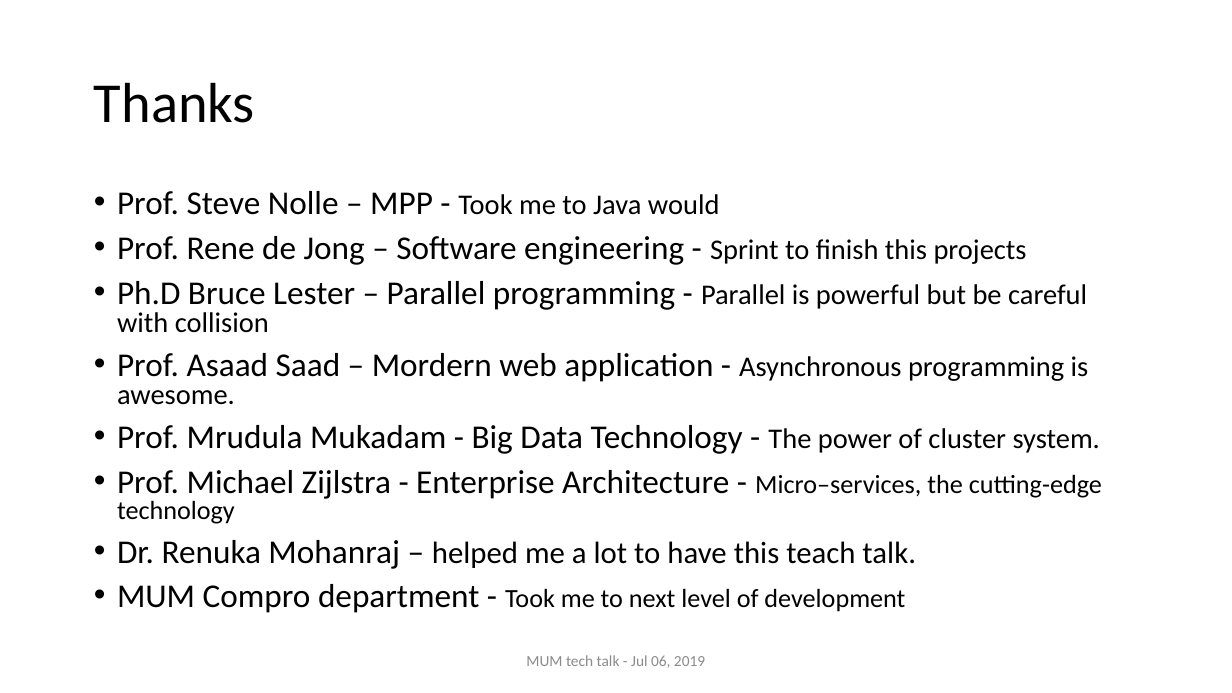
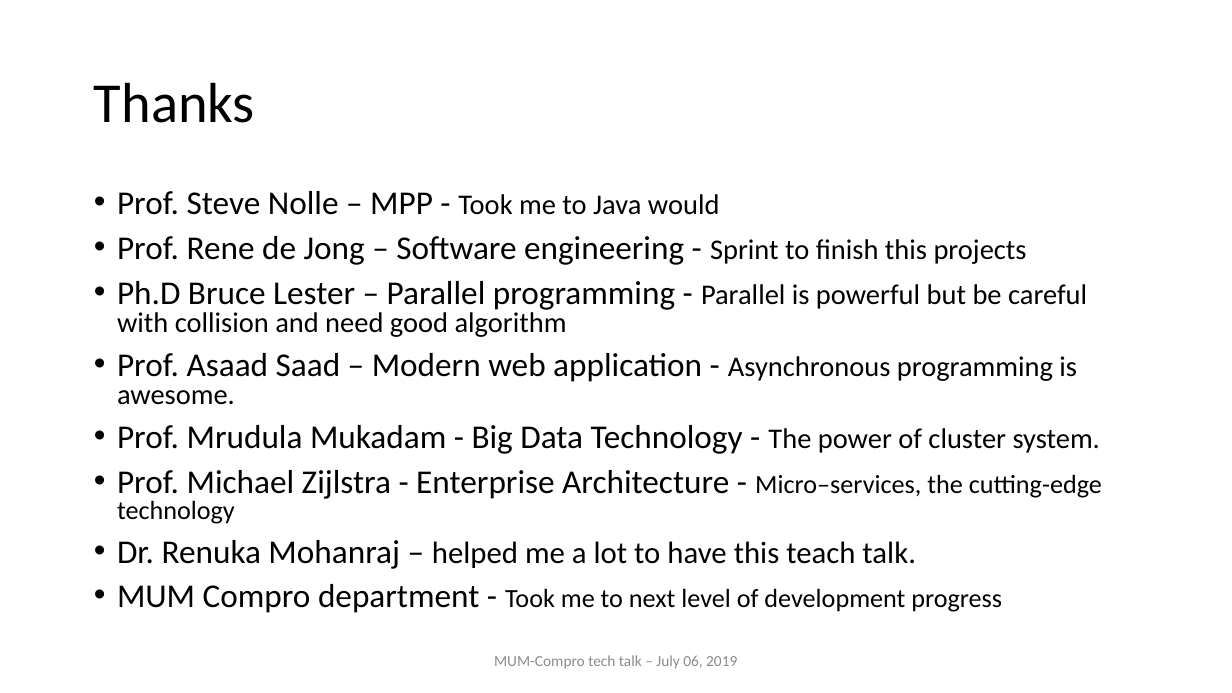
Before and after one commit to nghianghesi/hms, a slide deck: slide 29 of slide.pptx (slide 28 before the commit). Drawn at 1232x693 pixels with LibreOffice and Linux fonts; fonts in the diff are those of the drawing. Boxes give left, top, right and bottom in pixels: in the first picture for what was removed or moved away, otherwise in the second. Text is boxed around its words. In the diff, an @@ line names an element or a change of style, - is before the commit and + after.

```diff
--- a/slide.pptx
+++ b/slide.pptx
@@ text at [117,281,1087,405]: text changed @@
-• Ph.D Bruce Lester – Parallel programming - Parallel is powerful but be careful with collision
-• Prof. Asaad Saad – Mordern web application - Asynchronous programming is awesome.
+• Ph.D Bruce Lester – Parallel programming - Parallel is powerful but be careful with collision and need good algorithm
+• Prof. Asaad Saad – Modern web application - Asynchronous programming is awesome.
@@ text at [117,584,1002,613]: text changed @@
-• MUM Compro department - Took me to next level of development
+• MUM Compro department - Took me to next level of development progress
@@ text at [494,655,737,669]: text changed @@
-MUM tech talk - Jul 06, 2019
+MUM-Compro tech talk – July 06, 2019
```
Also in this commit, not shown: 27 other slides changed, 1 slide added.
